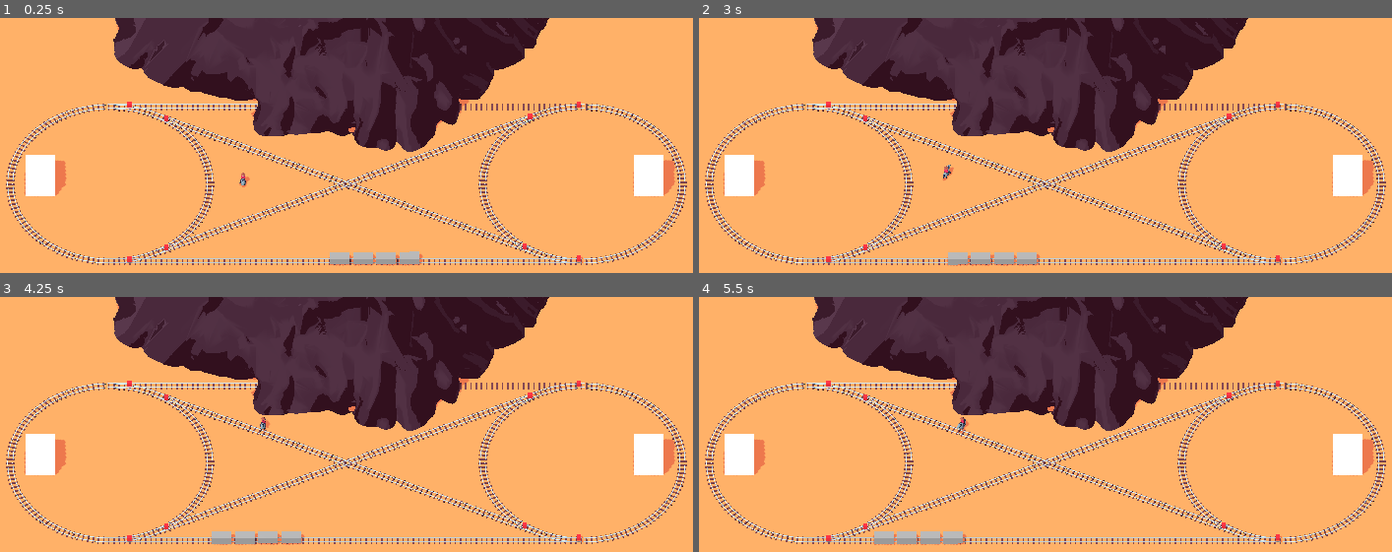
Above: before the commit, frames 1-4 (two rows, left to right).
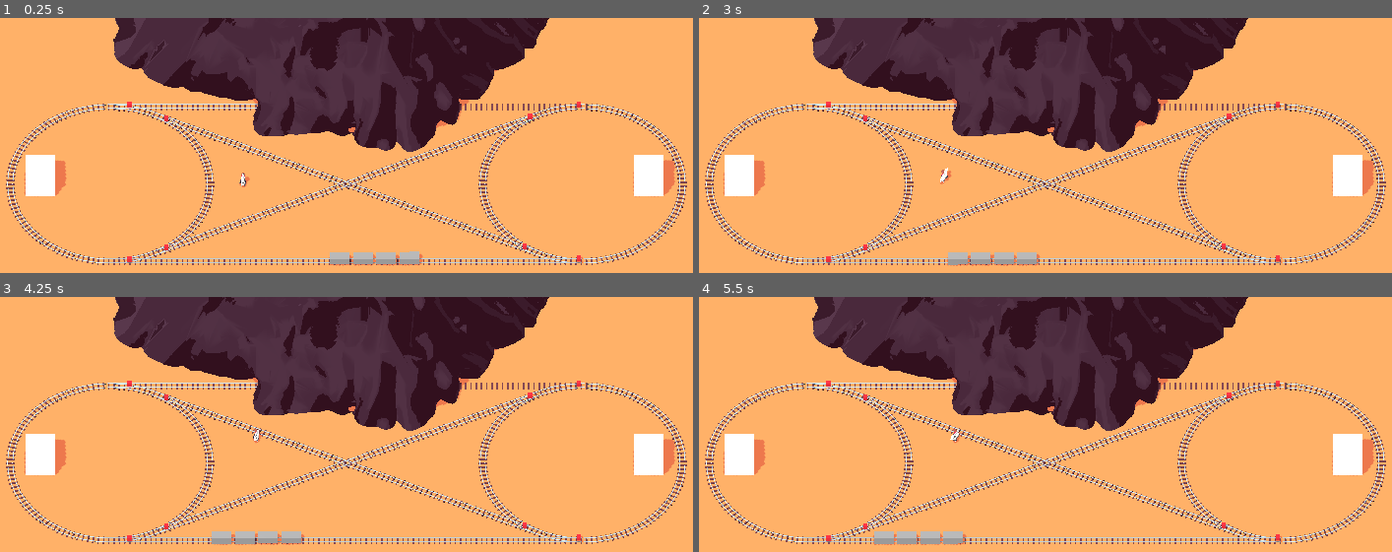
Above: after the commit, the same moments.

Repository: Miltage/train-heist
Game: Godot game, scene res://scenes/main.tscn
Two runs of this game, one before a commit and one after it. Both use one fixed random seed, a clock stepped at 60 frames per second and the inputs below.
Inputs:
- Up to frame 1 (0.25 s): no input
- Up to frame 2 (3 s): hold D (steer_right) 0.53-1.28 s; hold A (steer_left) 1.28-2.03 s; hold D (steer_right) 2.03-2.78 s; hold W (move_forward) from 2.78 s (still down)
- Up to frame 3 (4.25 s): release W (move_forward) at 3.53 s; hold A (steer_left) from 3.53 s (still down)
- Up to frame 4 (5.5 s): keep holding A (steer_left)

The runs differ from the first frame. In frame 1, 0.5% of the frame differs, in the area x 16-73%, y 0-67%; in frame 2, 0.5%; in frame 3, 0.5%; in frame 4, 0.6%, in the area x 16-73%, y 0-58%.

Commit message:
Add boundary walls

Diff:
--- a/scenes/main.tscn
+++ b/scenes/main.tscn
@@ -21,6 +21,24 @@
 shader_parameter/_rim_size = 1.0
 shader_parameter/_rim_smoothness = 0.01
 
+[sub_resource type="SphereShape3D" id="SphereShape3D_o6xl0"]
+radius = 2.0
+
+[sub_resource type="SphereShape3D" id="SphereShape3D_tipki"]
+radius = 2.27648
+
+[sub_resource type="SphereShape3D" id="SphereShape3D_85g3d"]
+radius = 1.00213
+
+[sub_resource type="SphereShape3D" id="SphereShape3D_choun"]
+radius = 0.640292
+
+[sub_resource type="BoxShape3D" id="BoxShape3D_85g3d"]
+size = Vector3(15.2109, 1, 1)
+
+[sub_resource type="BoxShape3D" id="BoxShape3D_ya4ey"]
+size = Vector3(11.333, 1, 1)
+
 [sub_resource type="ShaderMaterial" id="ShaderMaterial_sugp2"]
 render_priority = 0
 shader = ExtResource("2_sugp2")
@@ -34,6 +52,12 @@
 shader_parameter/_rim_size = 0.41
 shader_parameter/_rim_smoothness = 0.0
 
+[sub_resource type="BoxShape3D" id="BoxShape3D_o6xl0"]
+size = Vector3(50, 1, 1)
+
+[sub_resource type="BoxShape3D" id="BoxShape3D_tipki"]
+size = Vector3(1, 1, 26.2852)
+
 [sub_resource type="Environment" id="Environment_0wfyh"]
 ambient_light_source = 2
 ambient_light_color = Color(1, 1, 1, 1)
@@ -82,8 +106,101 @@
 [node name="Floor" parent="map" index="6"]
 surface_material_override/0 = SubResource("ShaderMaterial_jyhfs")
 
-[node name="Mountain" parent="map" index="7"]
+[node name="MountainCollision" type="StaticBody3D" parent="map"]
+transform = Transform3D(1, 0, 0, 0, -4.37114e-08, 1, 0, -1, -4.37114e-08, 0, 1.93729, 0.399799)
+
+[node name="CollisionShape3D" type="CollisionShape3D" parent="map/MountainCollision"]
+transform = Transform3D(1, 0, 0, 0, 1, 0, 0, 0, 1, -11.6185, 11.1515, -1.36124)
+shape = SubResource("SphereShape3D_o6xl0")
+
+[node name="CollisionShape3D4" type="CollisionShape3D" parent="map/MountainCollision"]
+transform = Transform3D(1, 0, 0, 0, 1, 0, 0, 0, 1, -8.49584, 10.1435, -1.36124)
+shape = SubResource("SphereShape3D_tipki")
+
+[node name="CollisionShape3D2" type="CollisionShape3D" parent="map/MountainCollision"]
+transform = Transform3D(1, 0, 0, 0, 1, 0, 0, 0, 1, -13.9675, 12.693, -1.36124)
+shape = SubResource("SphereShape3D_o6xl0")
+
+[node name="CollisionShape3D6" type="CollisionShape3D" parent="map/MountainCollision"]
+transform = Transform3D(1, 0, 0, 0, 1, 0, 0, 0, 1, 8.07602, 9.81465, -1.36124)
+shape = SubResource("SphereShape3D_o6xl0")
+
+[node name="CollisionShape3D7" type="CollisionShape3D" parent="map/MountainCollision"]
+transform = Transform3D(1, 0, 0, 0, 1, 0, 0, 0, 1, 10.6347, 12.4035, -1.36124)
+shape = SubResource("SphereShape3D_o6xl0")
+
+[node name="CollisionShape3D8" type="CollisionShape3D" parent="map/MountainCollision"]
+transform = Transform3D(1, 0, 0, 0, 1, 0, 0, 0, 1, 12.1558, 13.482, -1.36124)
+shape = SubResource("SphereShape3D_85g3d")
+
+[node name="CollisionShape3D9" type="CollisionShape3D" parent="map/MountainCollision"]
+transform = Transform3D(1, 0, 0, 0, 1, 0, 0, 0, 1, 13.1311, 15.1999, -1.36124)
+shape = SubResource("SphereShape3D_85g3d")
+
+[node name="CollisionShape3D10" type="CollisionShape3D" parent="map/MountainCollision"]
+transform = Transform3D(1, 0, 0, 0, 1, 0, 0, 0, 1, 4.5282, 4.43217, -1.36124)
+shape = SubResource("SphereShape3D_85g3d")
+
+[node name="CollisionShape3D16" type="CollisionShape3D" parent="map/MountainCollision"]
+transform = Transform3D(1, 0, 0, 0, 1, 0, 0, 0, 1, 6.94824, 6.27117, -1.36124)
+shape = SubResource("SphereShape3D_choun")
+
+[node name="CollisionShape3D17" type="CollisionShape3D" parent="map/MountainCollision"]
+transform = Transform3D(1, 0, 0, 0, 1, 0, 0, 0, 1, 5.31829, 5.75634, -1.36124)
+shape = SubResource("SphereShape3D_choun")
+
+[node name="CollisionShape3D11" type="CollisionShape3D" parent="map/MountainCollision"]
+transform = Transform3D(1, 0, 0, 0, 1, 0, 0, 0, 1, 2.23329, 4.43217, -1.36124)
+shape = SubResource("SphereShape3D_85g3d")
+
+[node name="CollisionShape3D12" type="CollisionShape3D" parent="map/MountainCollision"]
+transform = Transform3D(1, 0, 0, 0, 1, 0, 0, 0, 1, -1.001, 5.50707, -1.36124)
+shape = SubResource("SphereShape3D_85g3d")
+
+[node name="CollisionShape3D13" type="CollisionShape3D" parent="map/MountainCollision"]
+transform = Transform3D(1, 0, 0, 0, 1, 0, 0, 0, 1, -2.48001, 5.50707, -1.36124)
+shape = SubResource("SphereShape3D_85g3d")
+
+[node name="CollisionShape3D14" type="CollisionShape3D" parent="map/MountainCollision"]
+transform = Transform3D(1, 0, 0, 0, 1, 0, 0, 0, 1, -3.84975, 5.50707, -1.36124)
+shape = SubResource("SphereShape3D_85g3d")
+
+[node name="CollisionShape3D15" type="CollisionShape3D" parent="map/MountainCollision"]
+transform = Transform3D(1, 0, 0, 0, 1, 0, 0, 0, 1, -5.04857, 5.50707, -1.36124)
+shape = SubResource("SphereShape3D_85g3d")
+
+[node name="CollisionShape3D3" type="CollisionShape3D" parent="map/MountainCollision"]
+transform = Transform3D(1, 0, 0, 0, 1, 0, 0, 0, 1, -13.9675, 15.4805, -1.36124)
+shape = SubResource("SphereShape3D_o6xl0")
+
+[node name="Wall" type="CollisionShape3D" parent="map/MountainCollision"]
+transform = Transform3D(1, 0, 0, 0, 1, 0, 0, 0, 1, 0.19397, 8.47196, -1.36124)
+shape = SubResource("BoxShape3D_85g3d")
+
+[node name="Wall2" type="CollisionShape3D" parent="map/MountainCollision"]
+transform = Transform3D(1, 0, 0, 0, 1, 0, 0, 0, 1, 0.19397, 6.10135, -1.36124)
+shape = SubResource("BoxShape3D_ya4ey")
+
+[node name="Mountain" parent="map" index="8"]
 surface_material_override/0 = SubResource("ShaderMaterial_sugp2")
+
+[node name="Boundaries" type="StaticBody3D" parent="map"]
+
+[node name="CollisionShape3D" type="CollisionShape3D" parent="map/Boundaries"]
+transform = Transform3D(1, 0, 0, 0, 1, 0, 0, 0, 1, 0, 0, -16.4744)
+shape = SubResource("BoxShape3D_o6xl0")
+
+[node name="CollisionShape3D2" type="CollisionShape3D" parent="map/Boundaries"]
+transform = Transform3D(1, 0, 0, 0, 1, 0, 0, 0, 1, 0, 0, 9.67091)
+shape = SubResource("BoxShape3D_o6xl0")
+
+[node name="CollisionShape3D3" type="CollisionShape3D" parent="map/Boundaries"]
+transform = Transform3D(1, 0, 0, 0, 1, 0, 0, 0, 1, -24.3981, 0, -3.48296)
+shape = SubResource("BoxShape3D_tipki")
+
+[node name="CollisionShape3D4" type="CollisionShape3D" parent="map/Boundaries"]
+transform = Transform3D(1, 0, 0, 0, 1, 0, 0, 0, 1, 24.5293, 0, -3.48296)
+shape = SubResource("BoxShape3D_tipki")
 
 [node name="Camera3D" type="Camera3D" parent="."]
 transform = Transform3D(1, 0, 0, 0, 0.633948, 0.773376, 0, -0.773376, 0.633948, 0.60743, 35.039, 33.521)
--- a/scenes/player.tscn
+++ b/scenes/player.tscn
@@ -1,18 +1,27 @@
-[gd_scene load_steps=4 format=3 uid="uid://dpe02uec1ahlq"]
+[gd_scene load_steps=5 format=3 uid="uid://dpe02uec1ahlq"]
 
 [ext_resource type="PackedScene" uid="uid://btl748ms2kvb6" path="res://blender/player.fbx" id="1_3vyb7"]
 [ext_resource type="Script" uid="uid://cd2g7rcoigx8j" path="res://scripts/Player.gd" id="1_g2els"]
 
-[sub_resource type="SphereShape3D" id="SphereShape3D_g2els"]
-radius = 0.6
+[sub_resource type="StandardMaterial3D" id="StandardMaterial3D_g2els"]
+no_depth_test = true
 
-[node name="Player" type="RigidBody3D"]
+[sub_resource type="CapsuleShape3D" id="CapsuleShape3D_g2els"]
+radius = 0.2
+height = 1.0
+
+[node name="Player" type="CharacterBody3D"]
 axis_lock_linear_y = true
 script = ExtResource("1_g2els")
 
 [node name="player" parent="." instance=ExtResource("1_3vyb7")]
 transform = Transform3D(0.15, 0, 0, 0, 0.15, 0, 0, 0, 0.15, 0, 0, 0)
 
+[node name="Horse" parent="player" index="1"]
+material_overlay = SubResource("StandardMaterial3D_g2els")
+
 [node name="CollisionShape3D" type="CollisionShape3D" parent="."]
 transform = Transform3D(1, 0, 0, 0, 1, 0, 0, 0, 1, 0, 0.587898, 0)
-shape = SubResource("SphereShape3D_g2els")
+shape = SubResource("CapsuleShape3D_g2els")
+
+[editable path="player"]
--- a/scripts/Player.gd
+++ b/scripts/Player.gd
@@ -1,20 +1,21 @@
 class_name Player
-extends RigidBody3D
+extends CharacterBody3D
 
-const speed:float = 0.075
+const speed:float = 3.0
 const rotateSpeed:float = 0.08
 
-var velocity:float = 0
+var v:float = 0
 
 func _process(_delta: float) -> void:
     if (Input.is_action_pressed("move_forward")):
-        velocity = lerp(velocity, speed, 0.2)
+        v = lerp(v, speed, 0.2)
     else:
-        velocity *= 0.8
+        v *= 0.8
 
     if (Input.is_action_pressed("steer_left")):
         rotate_y(rotateSpeed)
     if (Input.is_action_pressed("steer_right")):
         rotate_y(-rotateSpeed)
 
-    move_and_collide(basis.z * velocity)
+    velocity = velocity.lerp(basis.z * v, 0.2)
+    move_and_slide()
Binary file changed: blender/map.fbx
Not shown: 1 places in scenes/main.tscn that only renumber resources
Not shown, changed: blender/map.blend
Not shown, changed: blender/map.blend1
